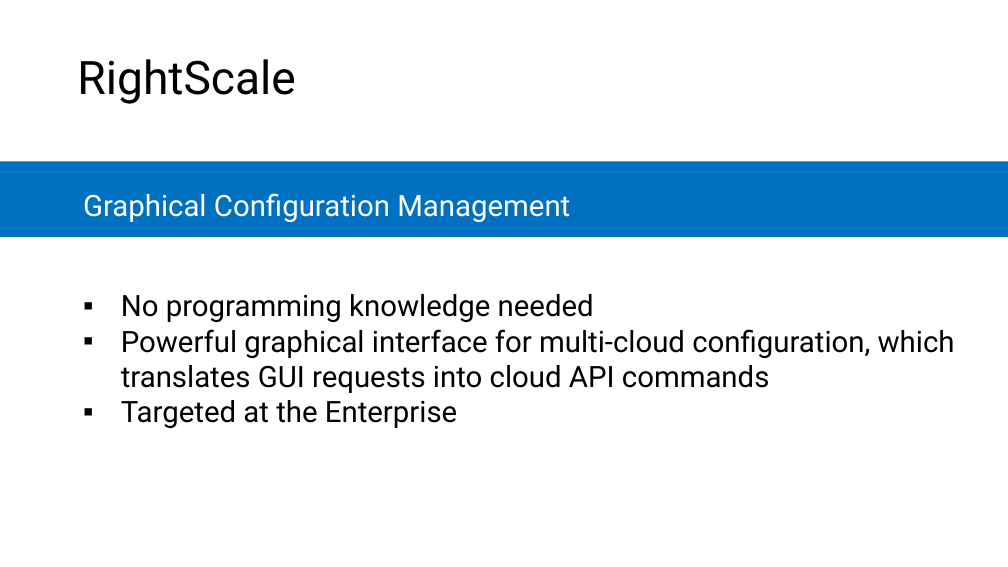
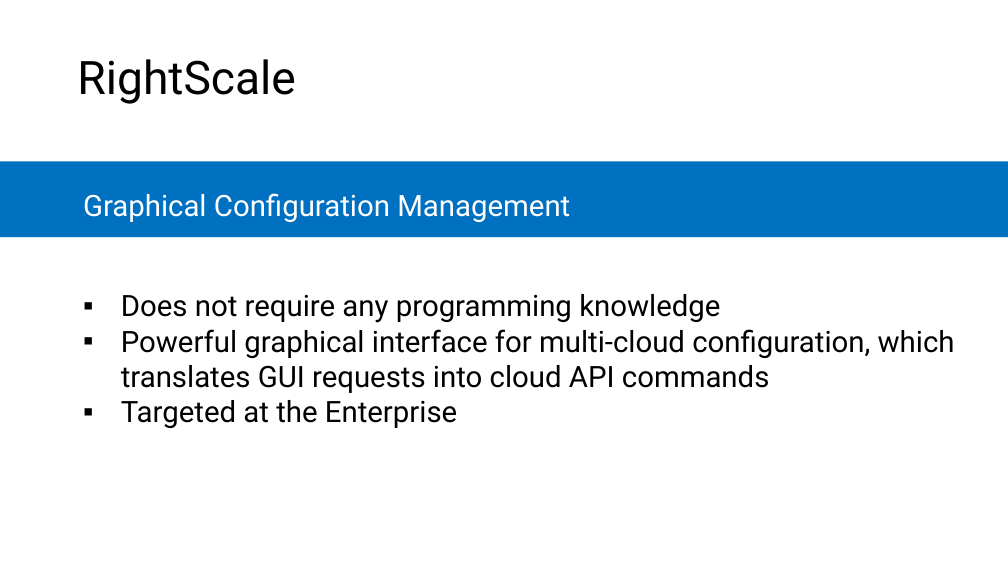
Before and after one commit to microsoft/AcademicContent, a slide deck: slide 21 of Complimentary Course Content/Module7/Lessons/Module7_Lesson2 Configuration Management.pptx. Drawn at 1008x567 pixels with LibreOffice and Linux fonts; fonts in the diff are those of the drawing. Boxes give left, top, right and bottom in pixels: in the first picture for what was removed or moved away, otherwise in the second. Text is boxed around its words. In the diff, an @@ line names an element or a change of style, - is before the commit and + after.

```diff
--- a/Complimentary Course Content/Module7/Lessons/Module7_Lesson2 Configuration Management.pptx
+++ b/Complimentary Course Content/Module7/Lessons/Module7_Lesson2 Configuration Management.pptx
@@ text at bbox=[121, 294, 720, 323]: text changed @@
-    ▪ No programming knowledge needed
+    ▪ Does not require any programming knowledge
```
Also in this commit, not shown: 4 other slides changed, 1 other file.
